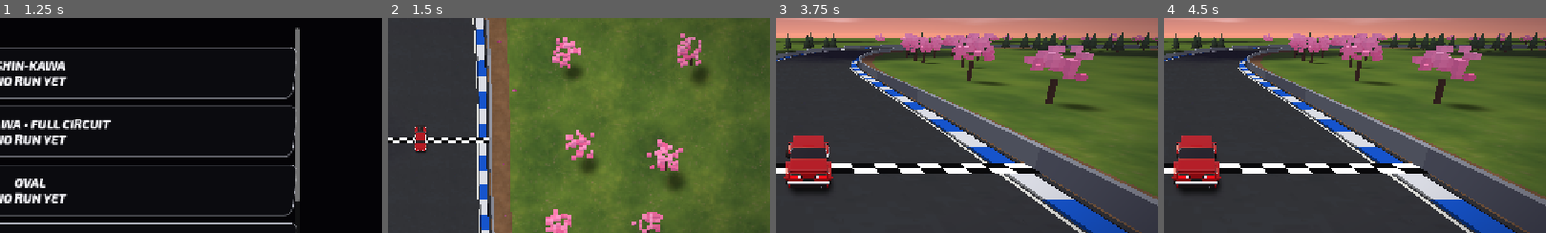
Above: before the commit, frames 1-4 (left to right).
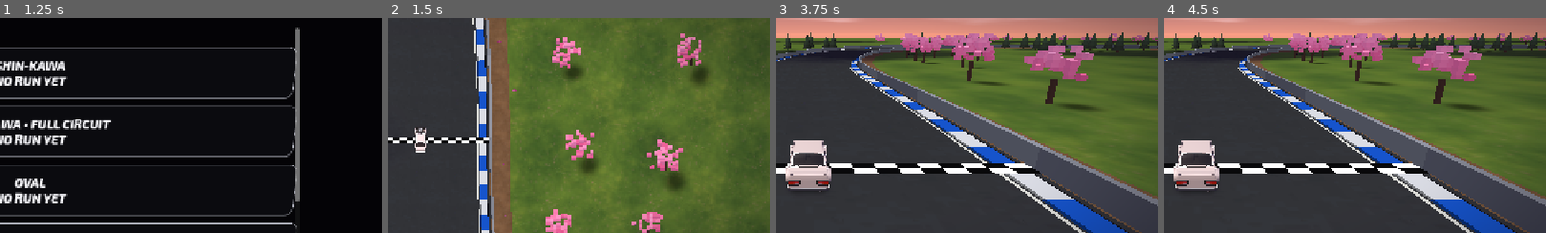
Above: after the commit, the same moments.

Repository: karllondor/Nitro-Wheelz-
Game: Godot game, scene res://scenes/boot.tscn
The game is run twice, just before and just after one commit, with the same random seed, the same clock (stepped at 60 frames per second) and the same inputs.
Inputs (mouse positions are % of the whole screen's width and height, from its top left):
- Up to frame 1 (1.25 s): click "DRIVE" at 0.5 s
- Up to frame 2 (1.5 s): click "SHIN-KAWA NO RUN YET" at 1.25 s
- Up to frame 3 (3.75 s): tap Enter at 2 s; move the mouse to (72, 45) at 2.02 s; hold D (move_right) 2.03-2.75 s; hold Space (action_primary) 2.03-2.75 s; click (72, 45) at 2.17 s; tap R (race_restart) at 2.75, 3.5 s; drag from (30, 55) to (45, 70) at 2.77 s; move the mouse to (60, 28) at 3.52 s; hold D (move_right) from 3.53 s (still down); hold C (camera_toggle) from 3.53 s (still down)
- Up to frame 4 (4.5 s): release D (move_right) at 4.25 s; release C (camera_toggle) at 4.25 s; tap R (race_restart) at 4.25 s; drag from (45, 70) to (20, 35) at 4.27 s
The pictures show only the part of the screen within x 46-96%, y 28-78%; the shares and areas given below are measured in that part.

Frame 1 is identical in both runs. In frame 2, 0.3% of the frame differs, in the area x 7-11%, y 50-63%; in frame 3, 2.6%, in the area x 2-15%, y 54-81%; in frame 4, 2.6%.
Error after the commit: Cannot call method 'instantiate' on a null value. (res://scripts/vehicles/glb_car.gd:162)

Commit message:
feat(v0.1.32b): default factory cars, shared paint and rim customization

Diff:
--- a/game/scripts/vehicles/car_catalog.gd
+++ b/game/scripts/vehicles/car_catalog.gd
@@ -12,6 +12,7 @@
 const FACTORY_CAR = preload("res://scripts/vehicles/glb_car.gd")
 const COSMETICS = preload("res://scripts/vehicles/car_cosmetics.gd")
 const DEV = preload("res://scripts/dev_settings.gd")
+const COSMETIC_DATA_PATH: String = "res://cars/car_factory_cosmetics.json"
 
 const ORDER: Array[String] = ["red","white","blue","e30"]
 const CARS: Dictionary = {
@@ -56,10 +57,10 @@
 ## default: the old model stays until the owner accepts the new one. Looks
 ## only: handling, sound, collisions and saves never change.
 static func factory_test_models() -> bool:
-    return bool(DEV.get_value("developer","factory_test_models",false))
+    return not bool(DEV.get_value("developer","legacy_procedural_cars",false))
 
 static func set_factory_test_models(on: bool) -> void:
-    DEV.set_value("developer","factory_test_models",on)
+    DEV.set_value("developer","legacy_procedural_cars",not on)
 
 ## DEVELOPER: which look a factory test model with several looks wears
 ## (RYU-32: "clean" or "livery"). Looks only.
@@ -70,6 +71,31 @@
     DEV.set_value("developer","factory_test_look",look)
 
 static var _models: Dictionary = {}
+static var _cosmetics_data: Dictionary = {}
+
+## Cosmetic presets are independent of the physics profile and of the
+## Blender-generated model JSON (a model rebuild must not erase choices).
+static func cosmetic_profile(variant: String) -> Dictionary:
+    var v: String = valid(variant)
+    var original: Dictionary = profile(v)
+    if COSMETICS.supported(original):
+        return original
+    if _cosmetics_data.is_empty():
+        var raw: Variant = JSON.parse_string(FileAccess.get_file_as_string(COSMETIC_DATA_PATH))
+        _cosmetics_data = raw if raw is Dictionary else {}
+    return {"cosmetics":_cosmetics_data.get(v,{})}
+
+## One appearance pipeline for the garage and race. On RYU-32 the stripes
+## are a selectable PAINT preset; both versions share the exact same GLB.
+static func visual_choice(variant: String, choice: Dictionary) -> Dictionary:
+    var out: Dictionary = choice.duplicate(true)
+    var fm: Dictionary = factory_model(variant)
+    if not fm.is_empty():
+        out["paint_shader"] = (fm["look"] as Dictionary).get("paint_shader",{})
+    if valid(variant) == "blue":
+        out["livery_texture"] = "res://assets/cars/ryu32/ryu32_livery_provisional.png" \
+            if str(out.get("livery_id","clean")) == "stripes" else ""
+    return out
 
 ## {"model": <model block for NitroGlbCar>, "look": <paint + wheels>} of a
 ## variant's Car Factory test model, or {} when it has none.
@@ -122,7 +148,8 @@
     var v: String = valid(variant)
     if uses_factory_test_model(v):
         var fm: Dictionary = factory_model(v)
-        return FACTORY_CAR.new().setup(v,{"model":fm["model"]},fm["look"])
+        return FACTORY_CAR.new().setup(v,{"model":fm["model"]},
+            visual_choice(v,COSMETICS.current(v,cosmetic_profile(v))))
     if v == "blue":
         return COUPE.new()
     if bool(info(v).get("factory",false)):
